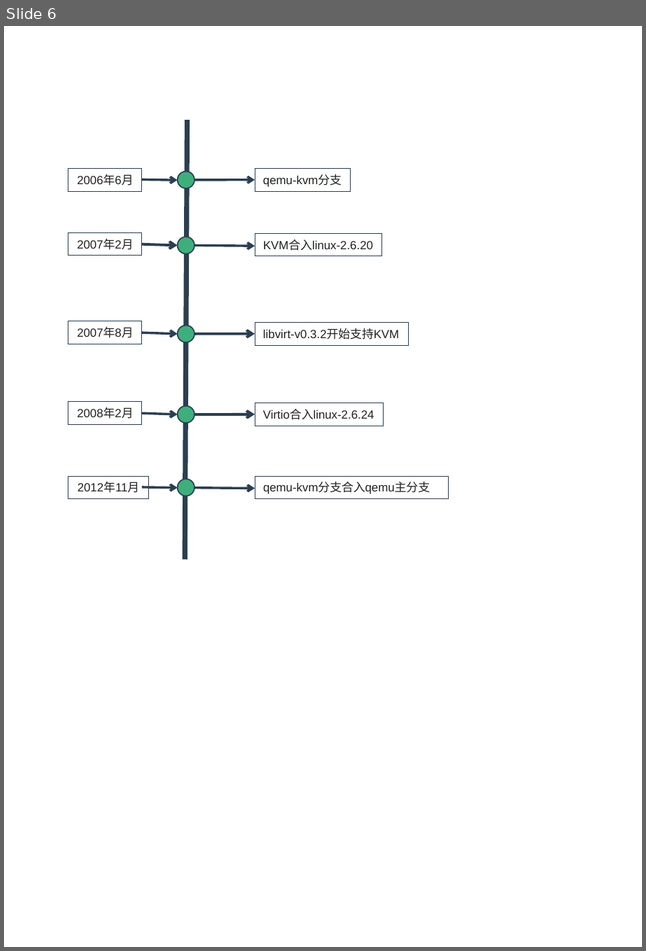
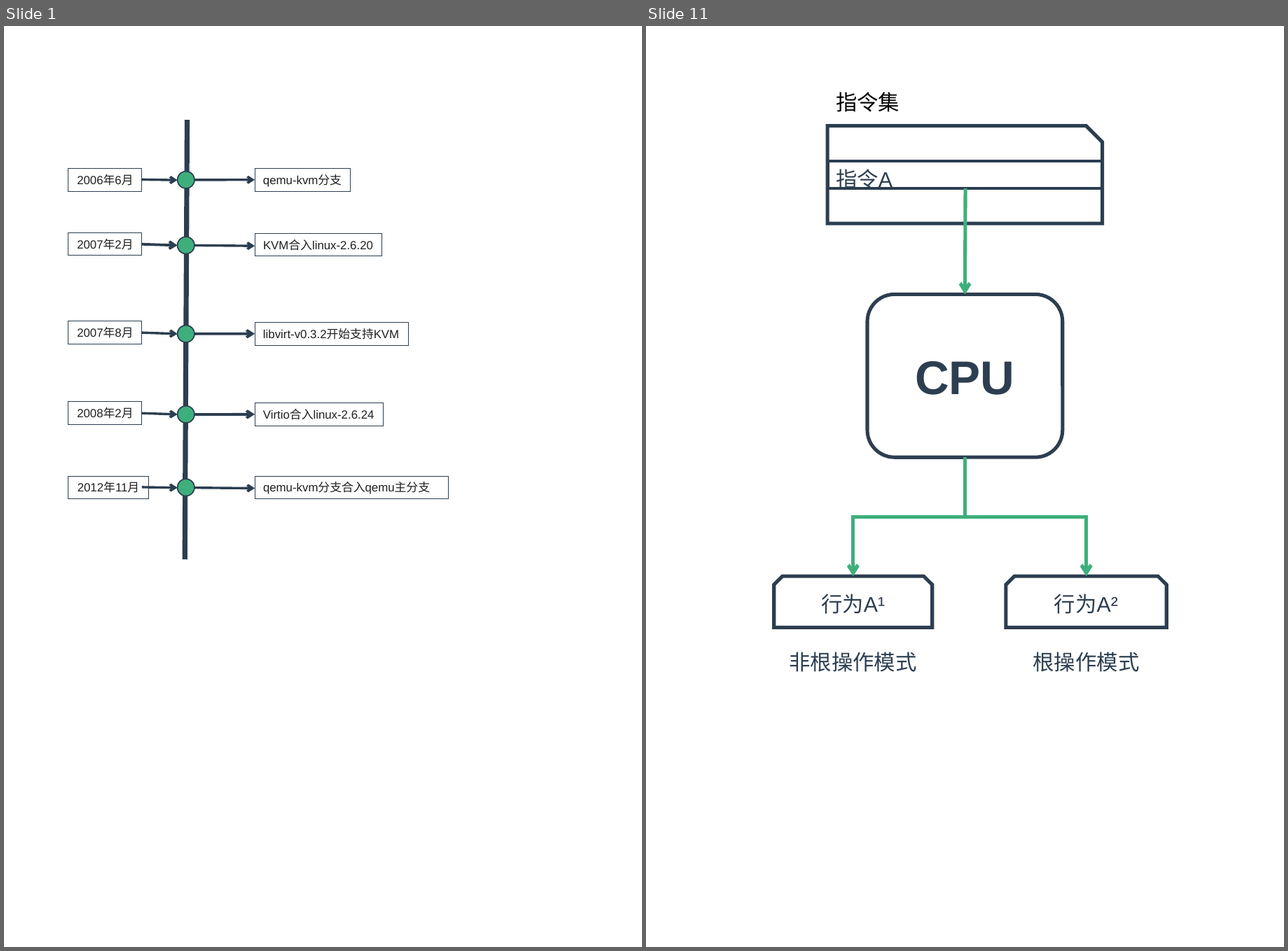
Before and after one commit to zaiqiang-dong/zaiqiang, a slide deck: picture/ppt/vitrualization/vitrualization.pptx. Shown side by side, each under a label of ours: slide 6 before the commit, slides 1 and 11 after it; the slides between them are not shown. The pictures are 646x951 and 1288x951 pixels, drawn with LibreOffice and Linux fonts; fonts in the diff are those of the drawing. Boxes give left, top, right and bottom in pixels: in the first picture for what was removed or moved away, otherwise in the second. Text is boxed around its words. In the diff, an @@ line names an element or a change of style, - is before the commit and + after.

```diff
--- a/picture/ppt/vitrualization/vitrualization.pptx
+++ b/picture/ppt/vitrualization/vitrualization.pptx
@@ slide 11 added at (646, 26, 1284, 947), background #FFFFFF @@
@@ text added at (836, 92, 899, 112), 18 pt, text #000000 @@
+指令集
@@ snip rect added at (827, 125, 1102, 223), outline #2C3E50 3 pt, 18 pt, text #2C3E50 @@
+指令A
@@ rectangle added at (828, 161, 1102, 188), outline #2C3E50 2.25 pt @@
@@ arrow added from (965, 188) to (965, 295), #3EAF7C 3 pt @@
@@ rounded rectangle added at (867, 295, 1062, 458), outline #2C3E50 3 pt, 40 pt, text #2C3E50, bold @@
+CPU
@@ elbow arrow added from (965, 457) to (853, 576), #3EAF7C 3 pt @@
@@ elbow arrow added from (965, 457) to (1086, 576), #3EAF7C 3 pt @@
@@ snip same rect added at (773, 576, 932, 627), outline #2C3E50 3 pt, 18 pt, text #2C3E50 @@
+行为A¹
@@ snip same rect added at (1006, 576, 1166, 627), outline #2C3E50 3 pt, 18 pt, text #2C3E50 @@
+行为A²
@@ text added at (789, 652, 916, 672), 18 pt, text #2C3E50 @@
+非根操作模式
@@ text added at (1033, 652, 1139, 672), 18 pt, text #2C3E50 @@
+根操作模式
@@ what was slide 6 is now slide 1 @@
```
Also in this commit, not shown: 1 slide changed, 16 other slides added, 3 slides removed, 10 other files.
